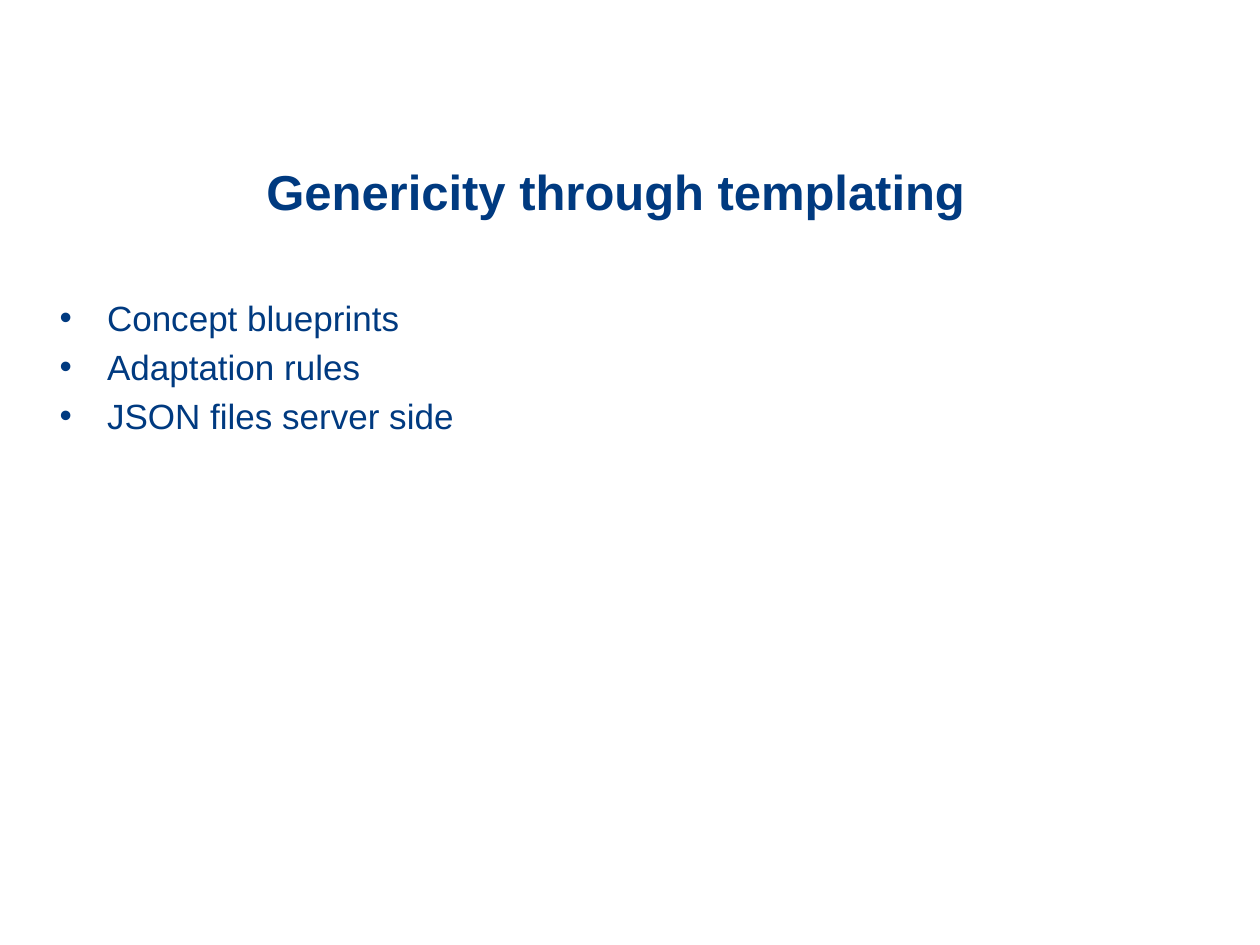
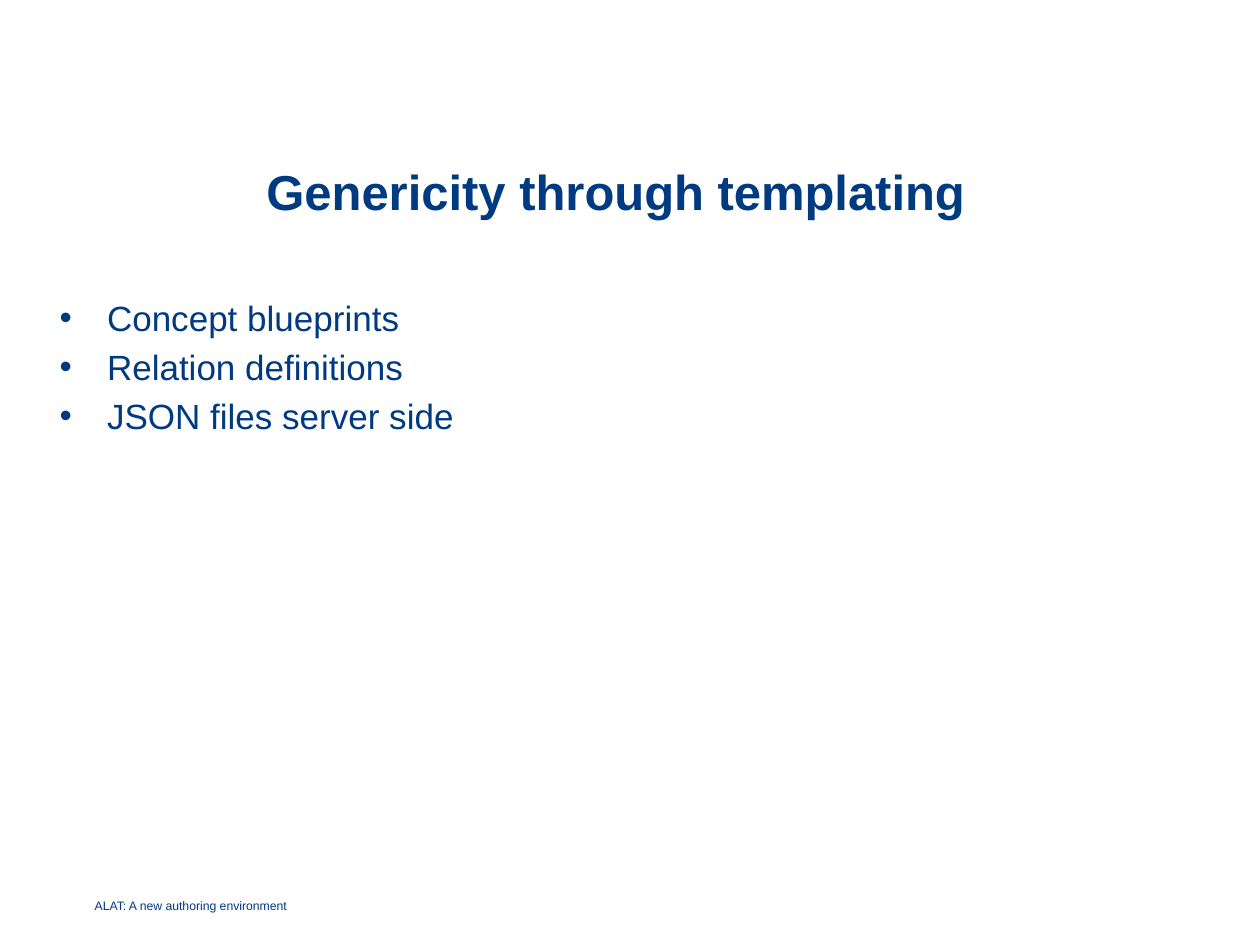
Before and after one commit to wottah/Thesis, a slide deck: slide 20 of Documents/School/Thesis docs/ALAT.pptx. Drawn at 1260x945 pixels with LibreOffice and Linux fonts; fonts in the diff are those of the drawing; background and template pictures are left out. Boxes give left, top, right and bottom in pixels: in the first picture for what was removed or moved away, otherwise in the second. Text is boxed around its words. In the diff, an @@ line names an element or a change of style, - is before the commit and + after.

```diff
--- a/Documents/School/Thesis docs/ALAT.pptx
+++ b/Documents/School/Thesis docs/ALAT.pptx
@@ text at box(107, 354, 403, 381): text changed @@
-• Adaptation rules
+• Relation definitions
@@ subtitle added at box(95, 901, 287, 913), 7 pt, text #003A80 @@
+ALAT: A new authoring environment
```
Also in this commit, not shown: 20 other slides changed, 6 slides added, 3 slides removed.
